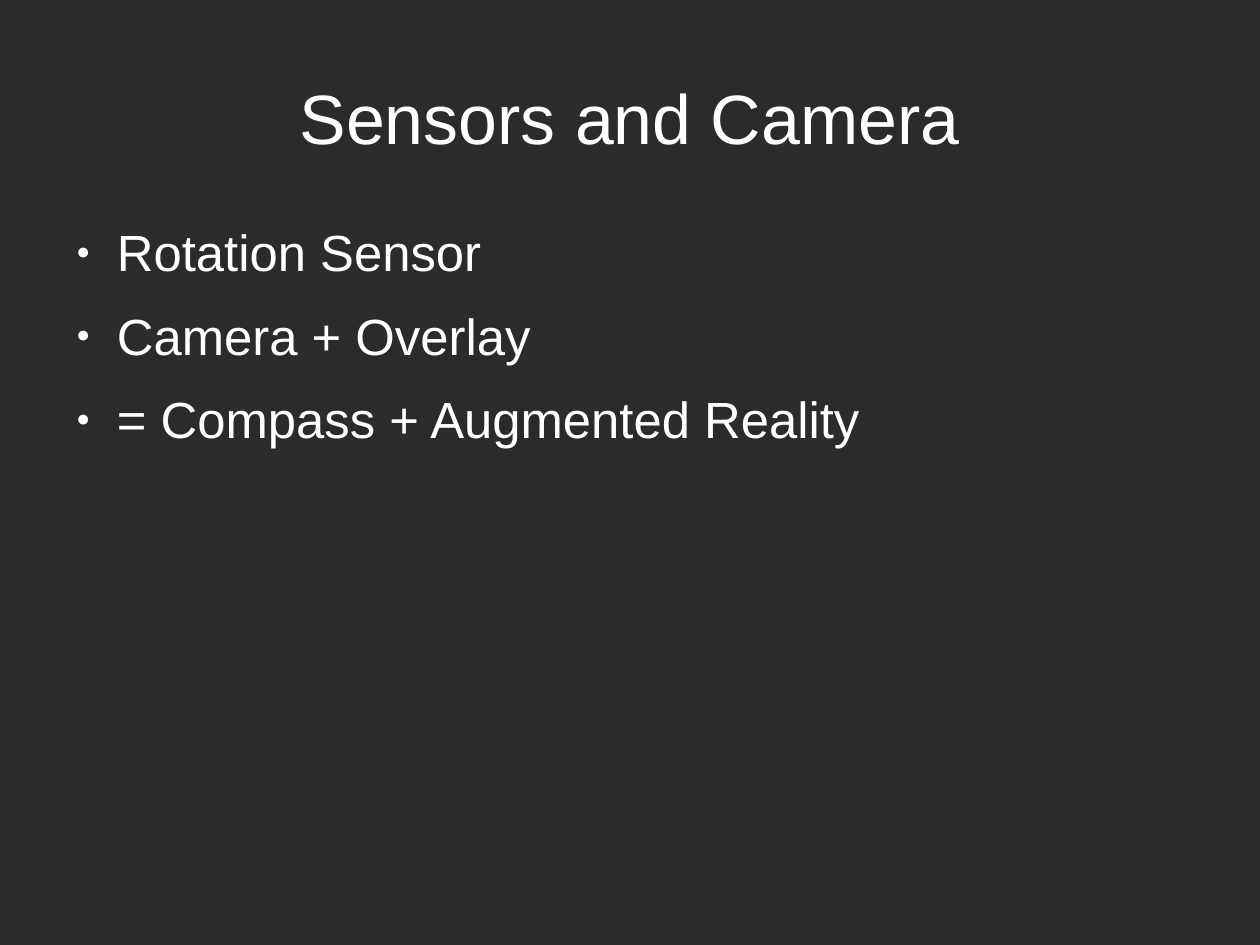
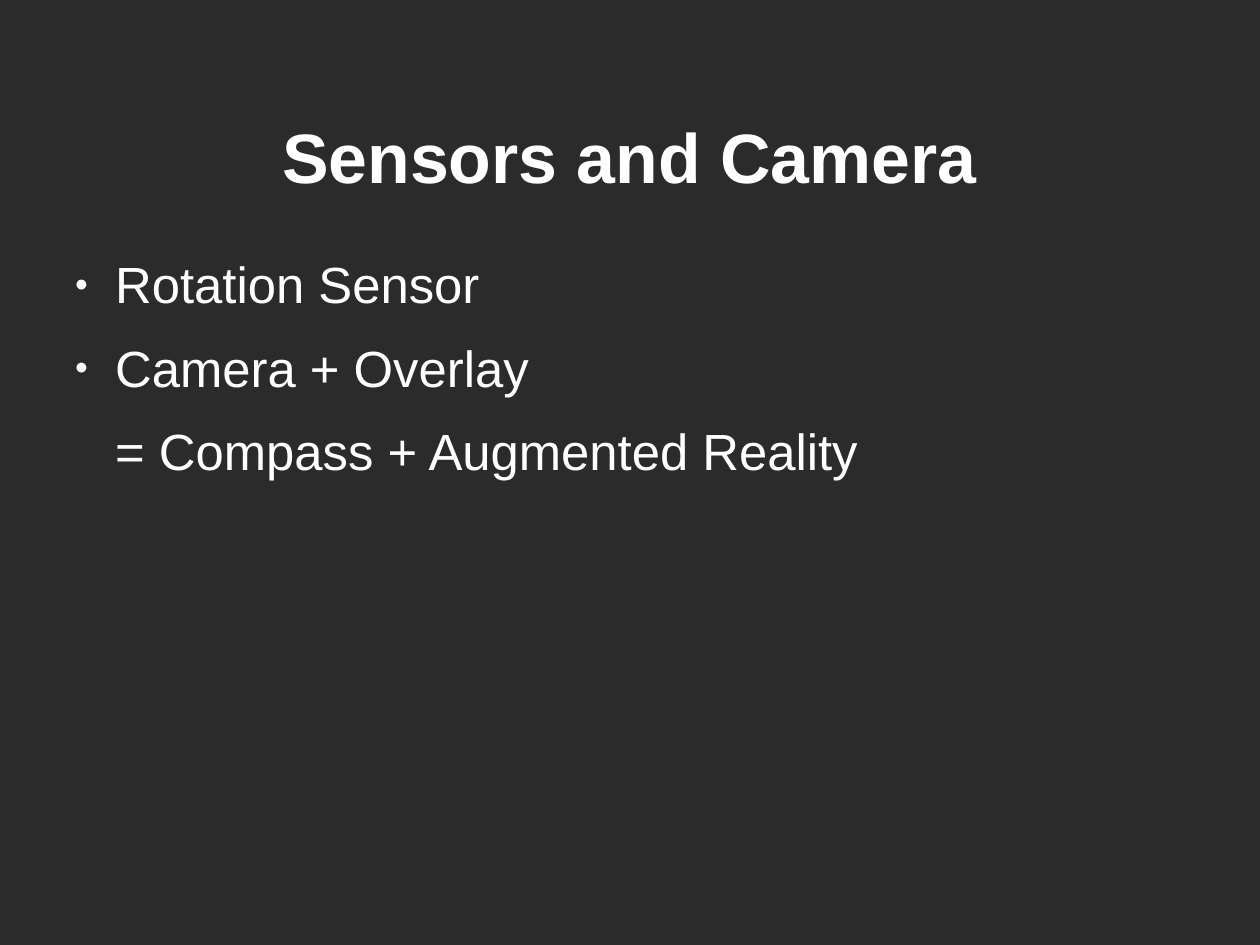
Before and after one commit to dducry/POI, a slide deck: slide 6 of presentationProjetSMS.odp. Drawn at 1260x945 pixels with LibreOffice and Linux fonts; fonts in the diff are those of the drawing; background and template pictures are left out; a plain dark background stands for a picture behind light text. Boxes give left, top, right and bottom in pixels: in the first picture for what was removed or moved away, otherwise in the second. Text is boxed around its words. In the diff, an @@ line names an element or a change of style, - is before the commit and + after.

Commit message:
Ajout de la présentation final en pdf et de la version modifiable en format libre office

```diff
--- a/presentationProjetSMS.odp
+++ b/presentationProjetSMS.odp
@@ title "Sensors and Camera": place and size @@
-title "Sensors and Camera" at [300,93,959,145]
+title "Sensors and Camera" at [282,132,976,184]
@@ title "Sensors and Camera" at [282,132,976,184]: bold on @@
@@ text "Rotation Sensor": place and size @@
-text "Rotation Sensor" at [117,234,859,449]
+text "Rotation Sensor" at [115,266,857,481]
@@ text at [159,433,857,481]: bullet ● to none @@
```
Also in this commit, not shown: 5 other slides changed, 2 slides added, 2 slides removed, 1 other file.
